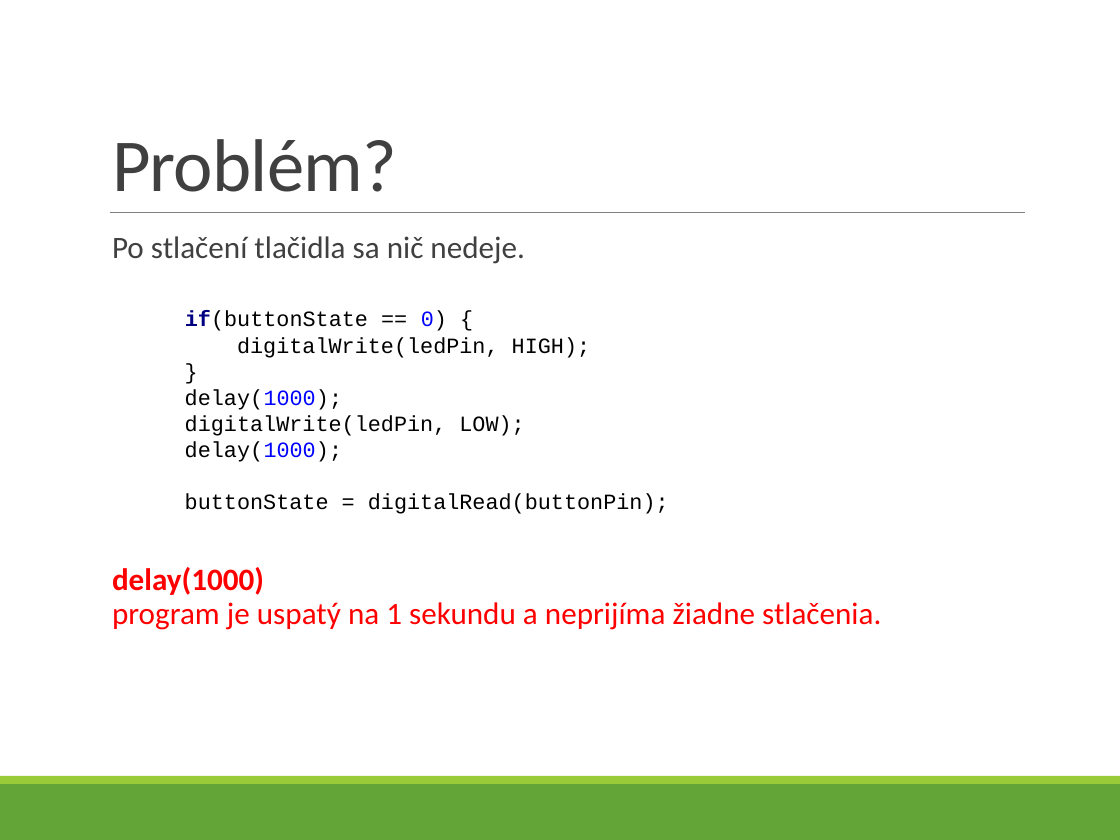
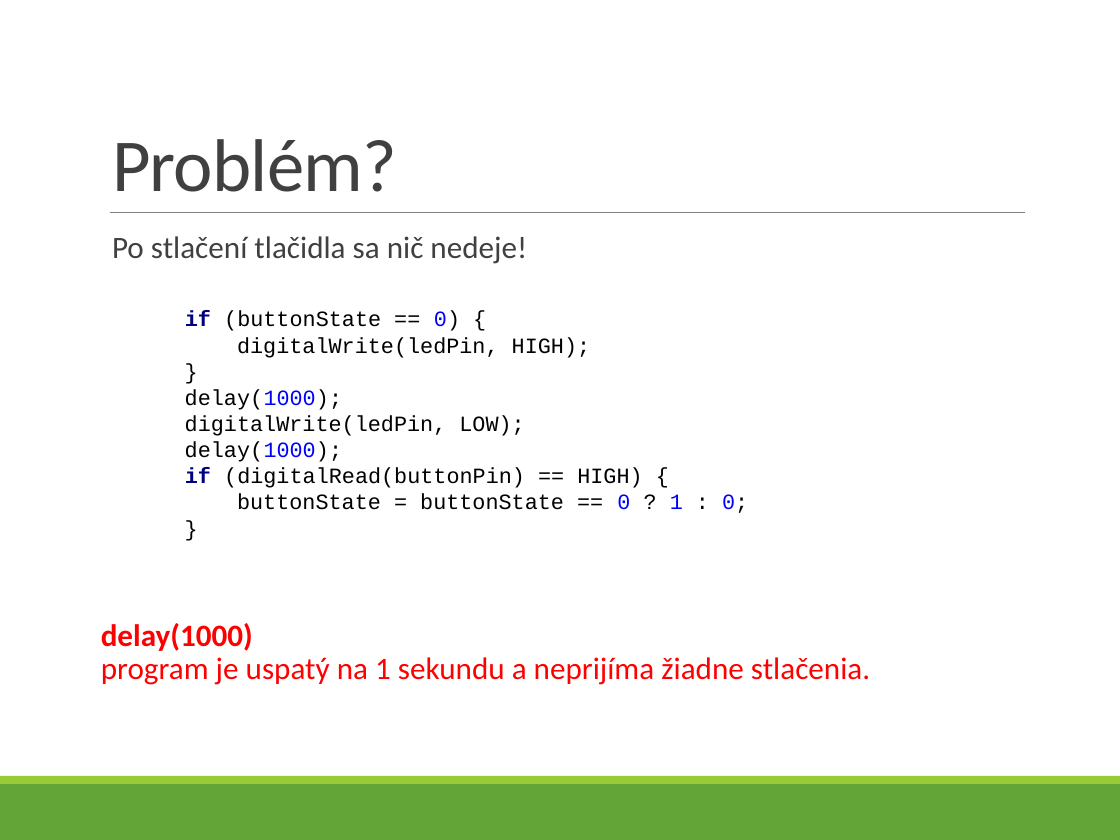
Before and after one commit to ppatrik/DiplomovaPraca, a slide deck: slide 7 of Prezentacie/prezentacia.pptx. Drawn at 1120x840 pixels with LibreOffice and Linux fonts; fonts in the diff are those of the drawing. Boxes give left, top, right and bottom in pixels: in the first picture for what was removed or moved away, otherwise in the second. Text is boxed around its words. In the diff, an @@ line names an element or a change of style, - is before the commit and + after.

```diff
--- a/Prezentacie/prezentacia.pptx
+++ b/Prezentacie/prezentacia.pptx
@@ text at (112,236,527,264): text changed @@
-  Po stlačení tlačidla sa nič nedeje.
+  Po stlačení tlačidla sa nič nedeje!
@@ text at (185,311,748,513): text changed @@
-if(buttonState == 0) {
-digitalWrite(ledPin, HIGH);
-}
-delay(1000);
-digitalWrite(ledPin, LOW);
-delay(1000);
-buttonState = digitalRead(buttonPin);
+if (buttonState == 0) {
+digitalWrite(ledPin, HIGH);
+}
+delay(1000);
+digitalWrite(ledPin, LOW);
+delay(1000);
+if (digitalRead(buttonPin) == HIGH) {
+buttonState = buttonState == 0 ? 1 : 0;
+}
@@ text at (101,623,870,685): bullet   to none @@
```
Also in this commit, not shown: 7 other slides changed, 1 slide added, 2 other files.
